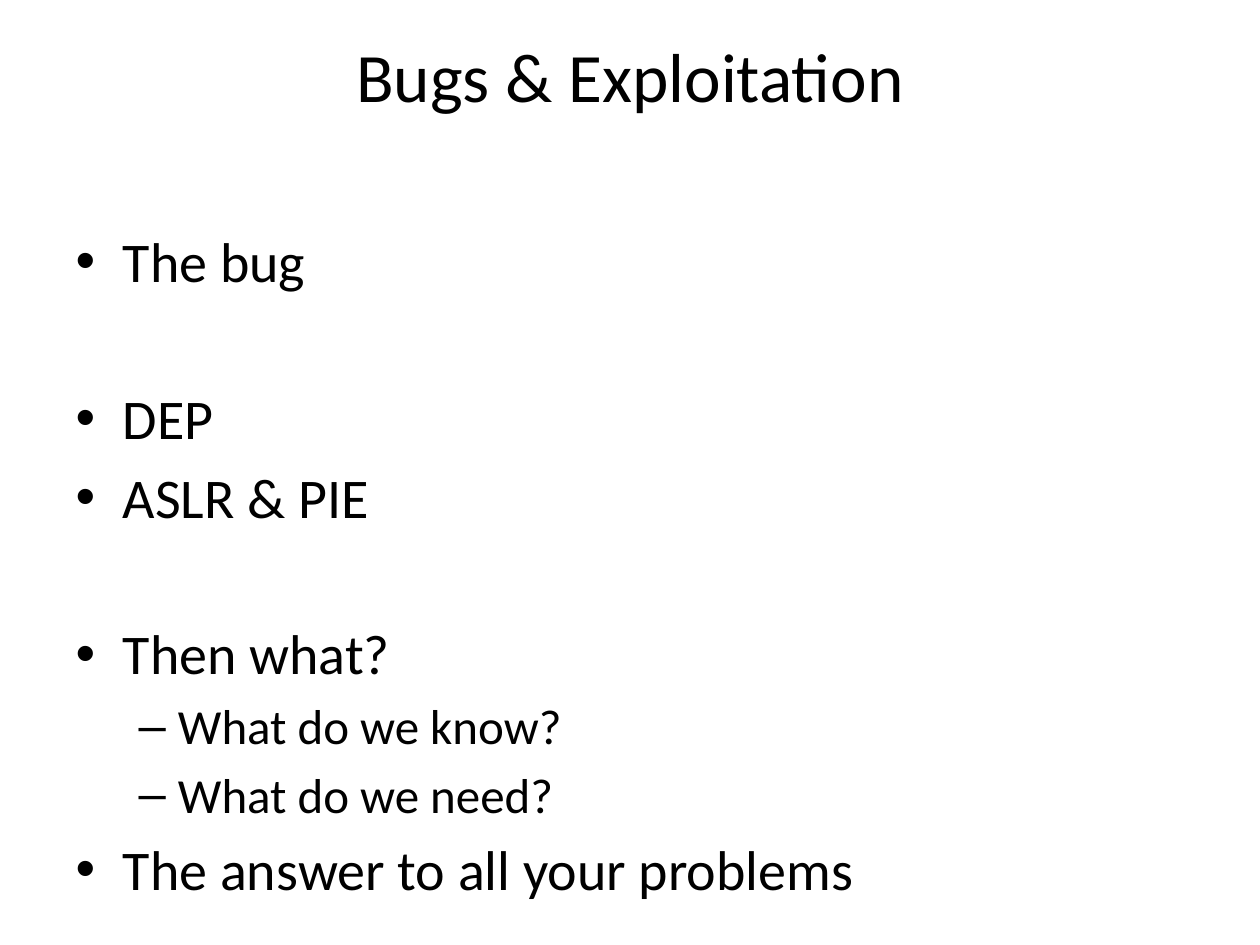
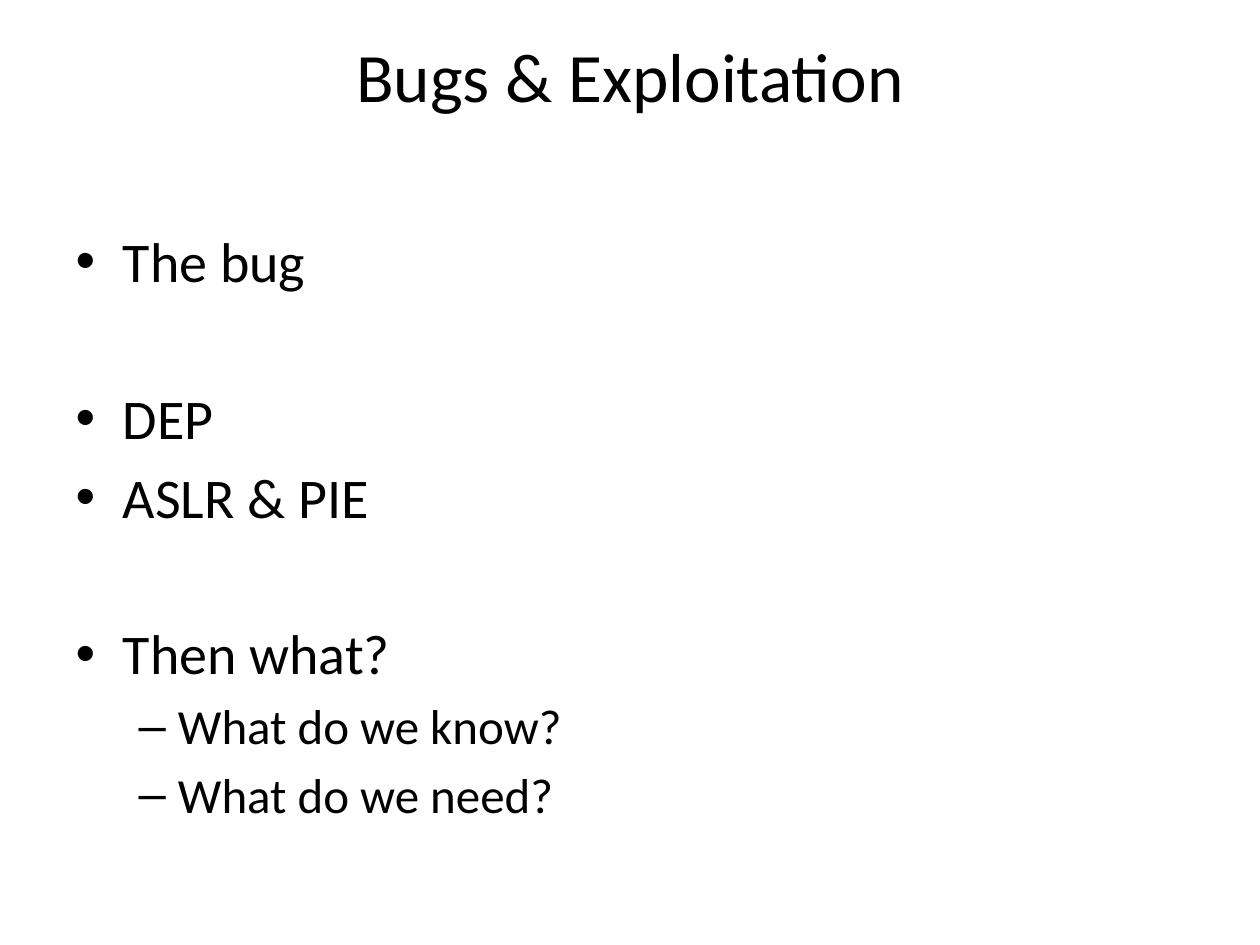
Before and after one commit to m0t/liatioan, a slide deck: slide 10 of slides.pptx. Drawn at 1260x945 pixels with LibreOffice and Linux fonts; fonts in the diff are those of the drawing. Boxes give left, top, right and bottom in pixels: in the first picture for what was removed or moved away, otherwise in the second. Text is boxed around its words. In the diff, an @@ line names an element or a change of style, - is before the commit and + after.

```diff
--- a/slides.pptx
+++ b/slides.pptx
@@ text at (x1=123, y1=851, x2=853, y2=899): paragraph removed @@
-• The answer to all your problems
```
Also in this commit, not shown: 4 other slides changed, 1 other file.
